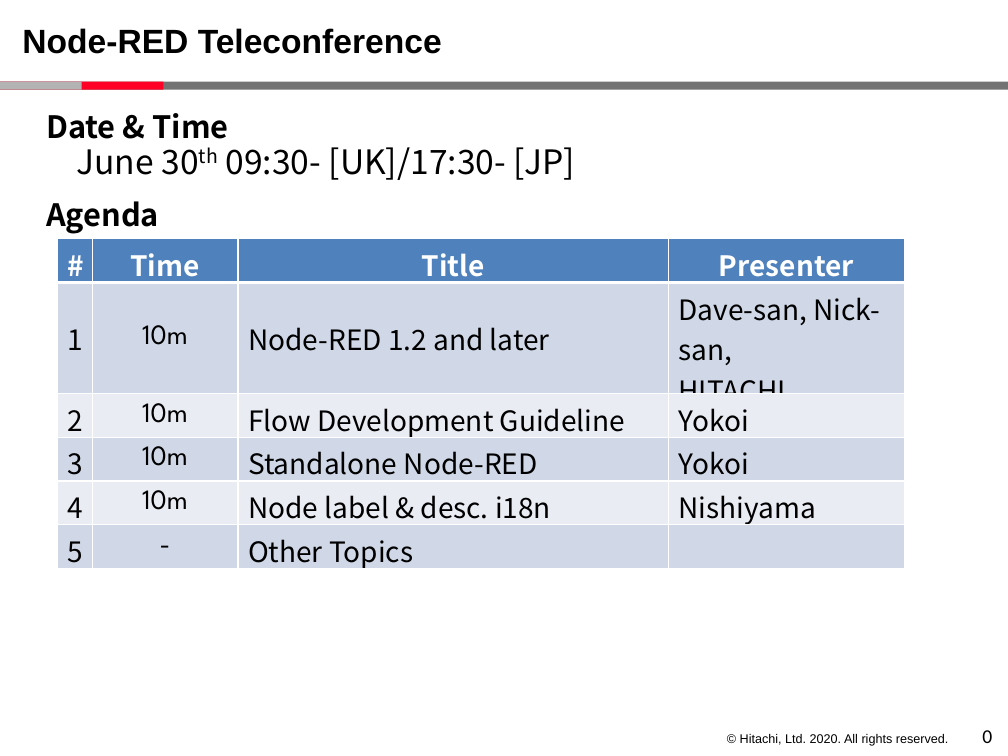
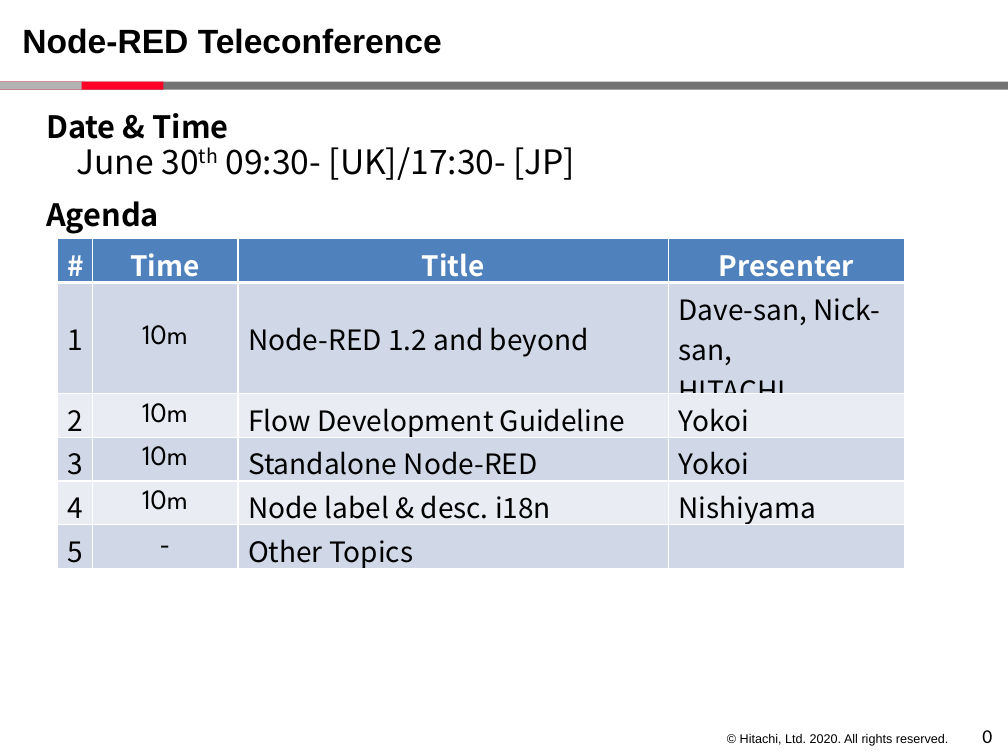
Before and after one commit to node-red-hitachi/node-red-notes, a slide deck: slide 1 of Teleconference/20200626/00-agenda_01.pptx. Drawn at 1008x756 pixels with LibreOffice and Linux fonts; fonts in the diff are those of the drawing; background and template pictures are left out. Boxes give left, top, right and bottom in pixels: in the first picture for what was removed or moved away, otherwise in the second. Text is boxed around its words. In the diff, an @@ line names an element or a change of style, - is before the commit and + after.

```diff
--- a/Teleconference/20200626/00-agenda_01.pptx
+++ b/Teleconference/20200626/00-agenda_01.pptx
@@ table at <box>57,239,905,574</box> @@
-row 2, column 3: Node-RED 1.2 and later
+row 2, column 3: Node-RED 1.2 and beyond
```
Also in this commit, not shown: 1 other file.
